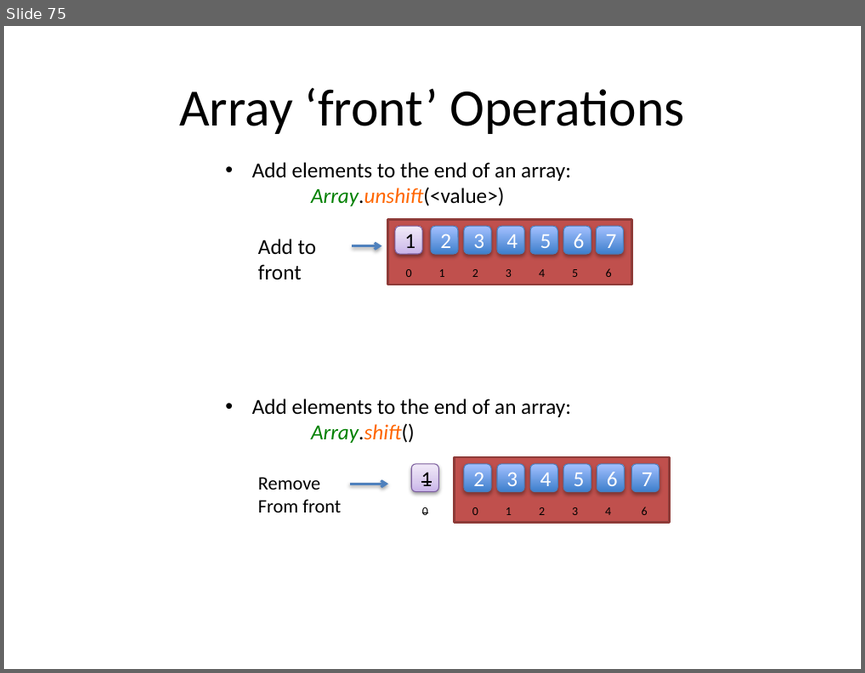
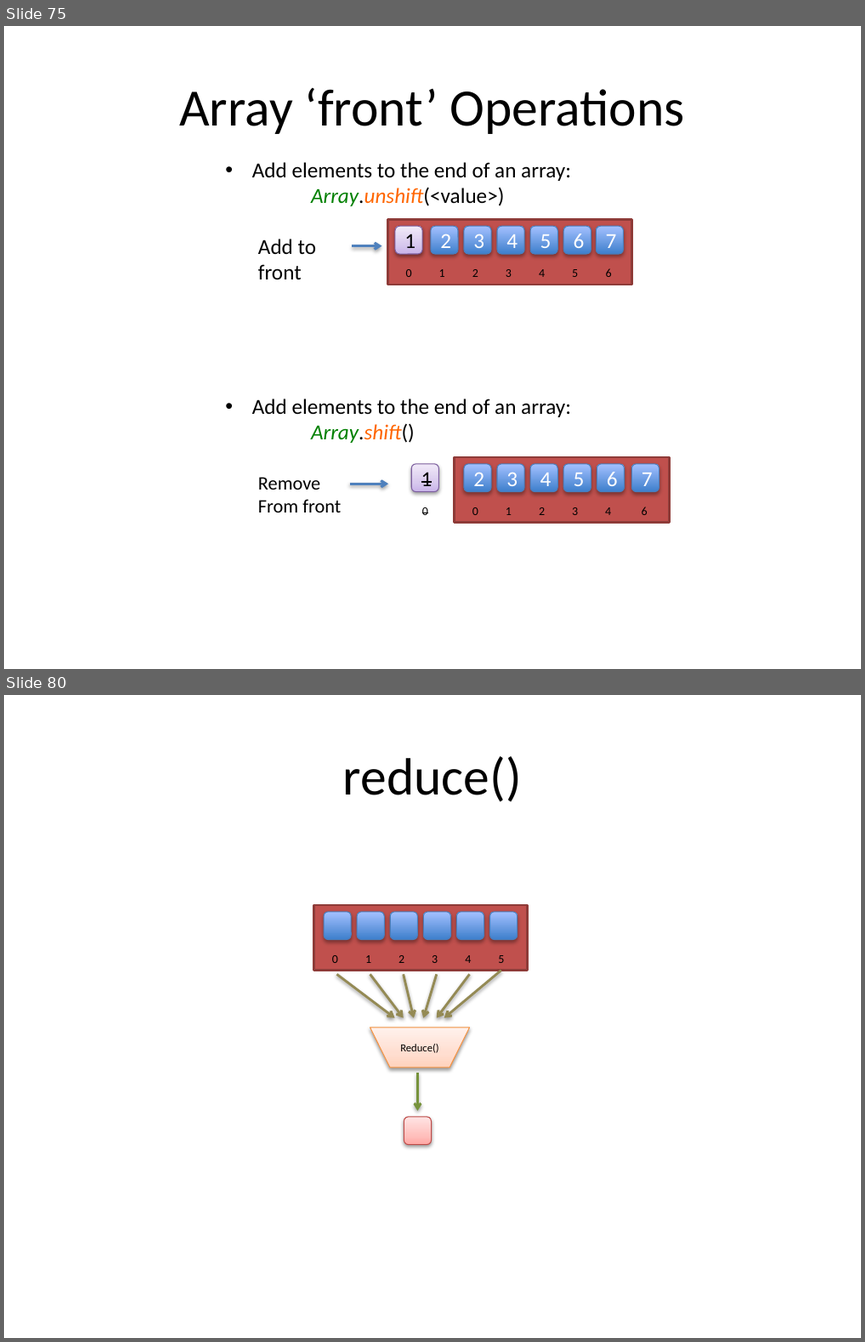
Before and after one commit to xiliax/web-programming-fundamentals, a slide deck: docs/learn-computer-programming.pptx. Shown one above the other, each under a label of ours: slide 75 before the commit, slides 75 and 80 after it; the slides between them are not shown. The pictures are 865x673 and 865x1342 pixels, drawn with LibreOffice and Linux fonts; fonts in the diff are those of the drawing. Boxes give left, top, right and bottom in pixels: in the first picture for what was removed or moved away, otherwise in the second. Text is boxed around its words. In the diff, an @@ line names an element or a change of style, - is before the commit and + after.

```diff
--- a/docs/learn-computer-programming.pptx
+++ b/docs/learn-computer-programming.pptx
@@ slide 80 added at bbox=[4, 695, 861, 1338], background #FFFFFF @@
@@ title added at bbox=[343, 756, 522, 802], 44 pt, text #000000 @@
+reduce()
@@ rectangle added at bbox=[314, 905, 528, 970], fill #C0504D, outline #8E3B39 2 pt @@
@@ rounded rectangle added at bbox=[324, 912, 351, 940], fill gradient #3F80CE to #A4C4FF, outline #4B7EBC 0.75 pt @@
@@ rounded rectangle added at bbox=[357, 912, 385, 940], fill gradient #3F80CE to #A4C4FF, outline #4B7EBC 0.75 pt @@
@@ rounded rectangle added at bbox=[391, 912, 418, 940], fill gradient #3F80CE to #A4C4FF, outline #4B7EBC 0.75 pt @@
@@ rounded rectangle added at bbox=[423, 912, 450, 940], fill gradient #3F80CE to #A4C4FF, outline #4B7EBC 0.75 pt @@
@@ rounded rectangle added at bbox=[456, 912, 483, 940], fill gradient #3F80CE to #A4C4FF, outline #4B7EBC 0.75 pt @@
@@ rounded rectangle added at bbox=[490, 912, 517, 940], fill gradient #3F80CE to #A4C4FF, outline #4B7EBC 0.75 pt @@
@@ text added at bbox=[332, 955, 338, 963], 10 pt, text #000000 @@
+0
@@ arrow added from (336, 975) to (395, 1018), #948A54 2 pt @@
@@ text added at bbox=[365, 955, 371, 963], 10 pt, text #000000 @@
+1
@@ arrow added from (370, 975) to (404, 1018), #948A54 2 pt @@
@@ text added at bbox=[398, 955, 404, 963], 10 pt, text #000000 @@
+2
@@ arrow added from (404, 975) to (414, 1018), #948A54 2 pt @@
@@ arrow added from (437, 975) to (423, 1018), #948A54 2 pt @@
@@ text added at bbox=[432, 955, 438, 963], 10 pt, text #000000 @@
+3
@@ arrow added from (469, 975) to (437, 1018), #948A54 2 pt @@
@@ arrow added from (501, 970) to (444, 1018), #948A54 2 pt @@
@@ text added at bbox=[465, 955, 471, 963], 10 pt, text #000000 @@
+4
@@ text added at bbox=[498, 955, 504, 963], 10 pt, text #000000 @@
+5
@@ flow chart manual operation added at bbox=[370, 1027, 469, 1067], fill gradient #FFD2BD to #FFDED0 to #FFF2ED, outline #F69240 0.75 pt, 9 pt, text #000000 @@
+Reduce()
@@ arrow added from (418, 1073) to (418, 1111), #77933C 2 pt @@
@@ rounded rectangle added at bbox=[404, 1117, 432, 1145], fill gradient #FFA6A5 to #FFC0BF to #FFE7E7, outline #BF4C48 0.75 pt @@
```
Also in this commit, not shown: 6 other slides added, 10 other files.
